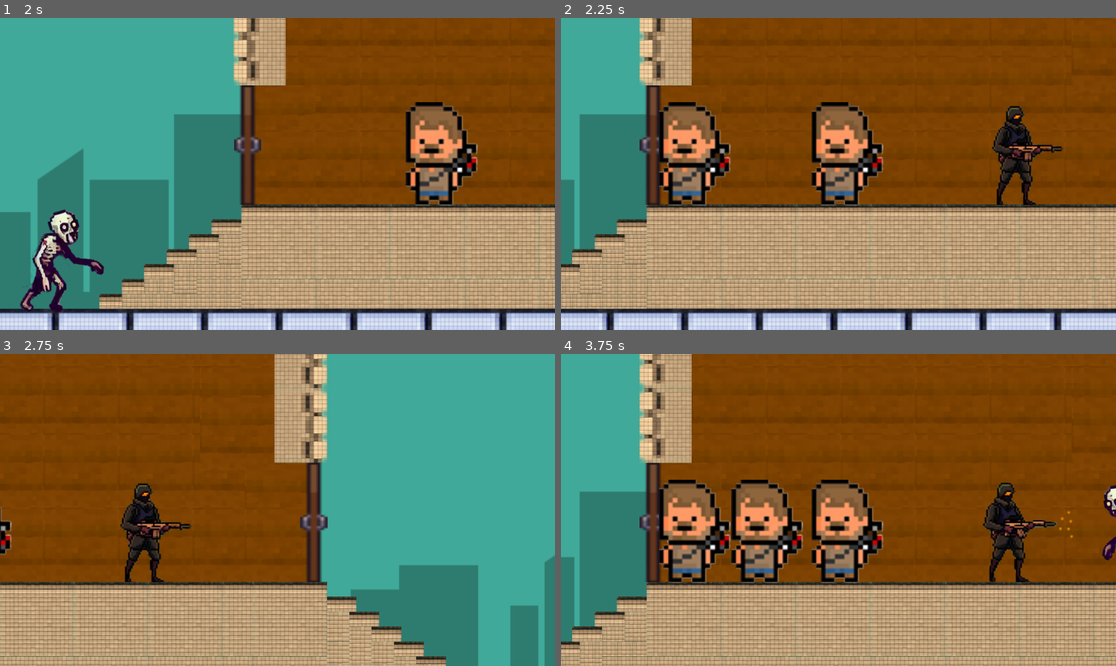
Above: before the commit, frames 1-4 (two rows, left to right).
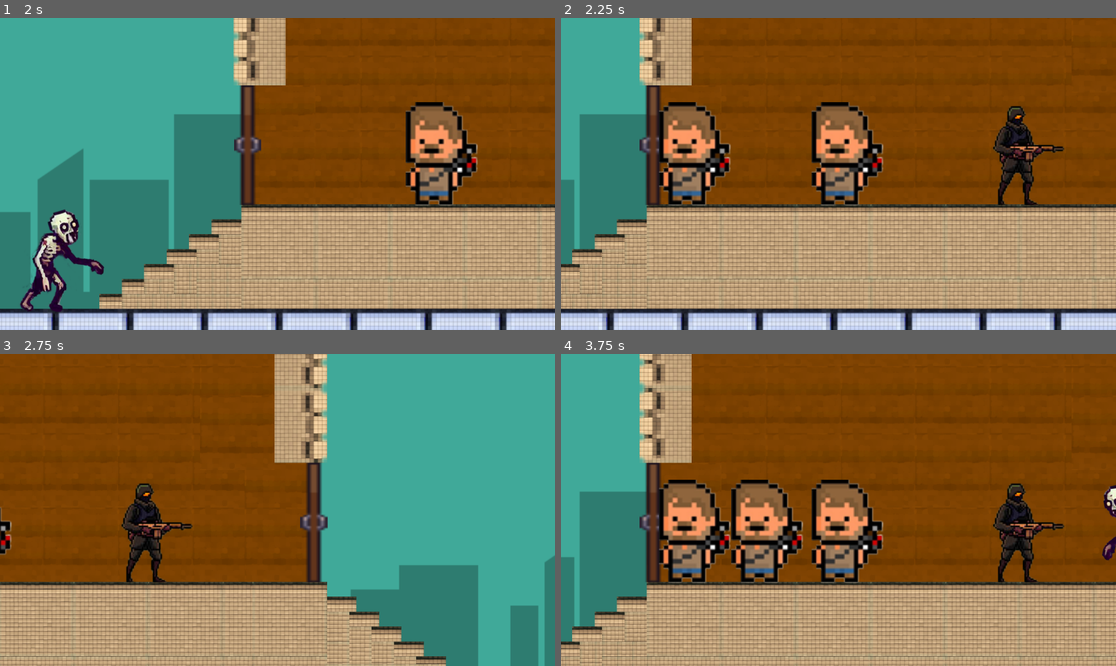
Above: after the commit, the same moments.

Repository: PlayableGIT/Gen_Z
Game: Godot game, scene res://Screens/Main_menu.tscn
The game is run twice, just before and just after one commit, with the same random seed, the same clock (stepped at 60 frames per second) and the same inputs.
Inputs (mouse positions are in pixels of both pictures, inside the frame that each line leads up to):
- Up to frame 1 (2 s): click "Play" at 0.5 s; move the mouse to (399, 158) at 1.27 s; hold Right (ui_right) from 1.28 s (still down); click (399, 158) at 1.35 s; tap Up (ui_up) at 1.52 s
- Up to frame 2 (2.25 s): keep holding Right (ui_right); move the mouse to (727, 189) at 2.02 s; right-click (727, 189) at 2.1 s
- Up to frame 3 (2.75 s): keep holding Right (ui_right); tap Up (ui_up) at 2.27 s
- Up to frame 4 (3.75 s): move the mouse to (894, 441) at 2.77 s; release Right (ui_right) at 2.78 s; hold Left (ui_left) 2.78-3.53 s; click (894, 441) at 2.85 s; move the mouse to (810, 572) at 3.52 s; hold Right (ui_right) from 3.53 s (still down); right-click (810, 572) at 3.6 s

Frame 1 is identical in both runs. In frame 2, 0.6% of the frame differs, in the area x 77-91%, y 28-60%; in frame 3, 0.6%; in frame 4, 2.0%, in the area x 75-93%, y 41-74%.

Commit message:
Bullet 0.1

Diff:
--- a/Screens/scena.tscn
+++ b/Screens/scena.tscn
@@ -600,6 +600,6 @@
 hue_variation_max = 0.03
 
 [node name="survivor_gun" parent="." instance=ExtResource("14_y5qxa")]
-position = Vector2(3469, -550)
+position = Vector2(3473, -528)
 
 [connection signal="child_exiting_tree" from="." to="." method="_on_child_exiting_tree"]
--- /dev/null
+++ b/bullet.gd
@@ -0,0 +1,10 @@
+extends Area2D
+
+var speed = 750
+
+func _physics_process(delta: float) -> void:
+	position += transform.x * speed * delta
+
+
+func _on_body_entered(body: Node2D) -> void:
+	queue_free()
--- /dev/null
+++ b/bullet.tscn
@@ -0,0 +1,20 @@
+[gd_scene load_steps=4 format=3 uid="uid://dvtw1i0vkuc6x"]
+
+[ext_resource type="Texture2D" uid="uid://bn2lth8dob2ud" path="res://textures/bullet.png" id="1_2ud3j"]
+[ext_resource type="Script" path="res://bullet.gd" id="1_co1mw"]
+
+[sub_resource type="RectangleShape2D" id="RectangleShape2D_yujxh"]
+size = Vector2(122, 39)
+
+[node name="Bullet" type="Area2D"]
+script = ExtResource("1_co1mw")
+
+[node name="CollisionShape2D" type="CollisionShape2D" parent="."]
+position = Vector2(0, 0.5)
+shape = SubResource("RectangleShape2D_yujxh")
+
+[node name="Sprite2D" type="Sprite2D" parent="."]
+scale = Vector2(2, 2)
+texture = ExtResource("1_2ud3j")
+
+[connection signal="body_entered" from="." to="." method="_on_body_entered"]
--- a/survivor_gun.gd
+++ b/survivor_gun.gd
@@ -1,5 +1,7 @@
 extends CharacterBody2D
 
+
+@export var Bullet : PackedScene
 var zombie_in_range = false
 var zombie_attack_cooldown = true
 var health = 30
@@ -23,6 +25,10 @@
 		print("Survivor has been killed!")
 		self.queue_free()
 
+func shoot():
+	var b = Bullet.instantiate()
+	add_child(b)
+	b.transform = $Marker2D.transform
 
 func survivor_gun():
 	pass
@@ -54,7 +60,6 @@
 func _on_gun_range_body_entered(body: Node2D) -> void:
 	if body.has_method("zombie"):
 		zombie_in_range = true
-		print("strzal")
 		$survivor_gun.animation = "shoot"
 
 
@@ -62,3 +67,18 @@
 	if body.has_method("zombie"):
 		zombie_in_range = false
 		$survivor_gun.animation = "idle"
+
+
+
+func _on_survivor_gun_animation_looped() -> void:
+	if $survivor_gun.animation == "idle":
+		pass
+	else:
+		shoot()
+
+
+func _on_survivor_gun_animation_changed() -> void:
+	if $survivor_gun.animation == "idle":
+		pass
+	else:
+		shoot()
--- a/survivor_gun.tscn
+++ b/survivor_gun.tscn
@@ -1,7 +1,8 @@
-[gd_scene load_steps=10 format=3 uid="uid://ds6rqlj7kkbbm"]
+[gd_scene load_steps=11 format=3 uid="uid://ds6rqlj7kkbbm"]
 
 [ext_resource type="Texture2D" uid="uid://dxp26fqql4dc3" path="res://animations/survivor_gun_anim/survivor2_anim1.png" id="1_aa6p6"]
 [ext_resource type="Script" path="res://survivor_gun.gd" id="1_cylxf"]
+[ext_resource type="PackedScene" uid="uid://dvtw1i0vkuc6x" path="res://bullet.tscn" id="2_gf5xa"]
 [ext_resource type="Texture2D" uid="uid://c4u04qgokm5yf" path="res://animations/survivor_gun_anim/survivor2_anim2.png" id="2_sjecj"]
 [ext_resource type="Texture2D" uid="uid://dcq21vts8bnuy" path="res://animations/survivor_gun_anim/survivor2_anim3.png" id="3_501rr"]
 [ext_resource type="Texture2D" uid="uid://k1biiu80vmev" path="res://animations/survivor_gun_anim/survivor2_anim4.png" id="4_42ack"]
@@ -18,9 +19,6 @@
 }, {
 "frames": [{
 "duration": 1.0,
-"texture": ExtResource("1_aa6p6")
-}, {
-"duration": 1.0,
 "texture": ExtResource("2_sjecj")
 }, {
 "duration": 1.0,
@@ -28,6 +26,9 @@
 }, {
 "duration": 1.0,
 "texture": ExtResource("4_42ack")
+}, {
+"duration": 1.0,
+"texture": ExtResource("1_aa6p6")
 }],
 "loop": true,
 "name": &"shoot",
@@ -44,12 +45,13 @@
 
 [node name="survivor_gun" type="CharacterBody2D"]
 script = ExtResource("1_cylxf")
+Bullet = ExtResource("2_gf5xa")
 
 [node name="survivor_gun" type="AnimatedSprite2D" parent="."]
 position = Vector2(42.935, 0)
 scale = Vector2(2.5, 2.5)
 sprite_frames = SubResource("SpriteFrames_ovgc7")
-animation = &"idle"
+animation = &"shoot"
 autoplay = "idle"
 
 [node name="CollisionShape2D" type="CollisionShape2D" parent="."]
@@ -71,6 +73,12 @@
 shape = SubResource("RectangleShape2D_wdjkc")
 debug_color = Color(0.7, 0.352734, 0, 0.42)
 
+[node name="Marker2D" type="Marker2D" parent="."]
+position = Vector2(149.745, -5.995)
+gizmo_extents = 90.0
+
+[connection signal="animation_changed" from="survivor_gun" to="." method="_on_survivor_gun_animation_changed"]
+[connection signal="animation_looped" from="survivor_gun" to="." method="_on_survivor_gun_animation_looped"]
 [connection signal="body_entered" from="Area2D" to="." method="_on_area_2d_body_entered"]
 [connection signal="body_exited" from="Area2D" to="." method="_on_area_2d_body_exited"]
 [connection signal="timeout" from="attack_cooldown" to="." method="_on_attack_cooldown_timeout"]
Binary file added: textures/bullet.png
Not shown, added: textures/bullet.png.import
